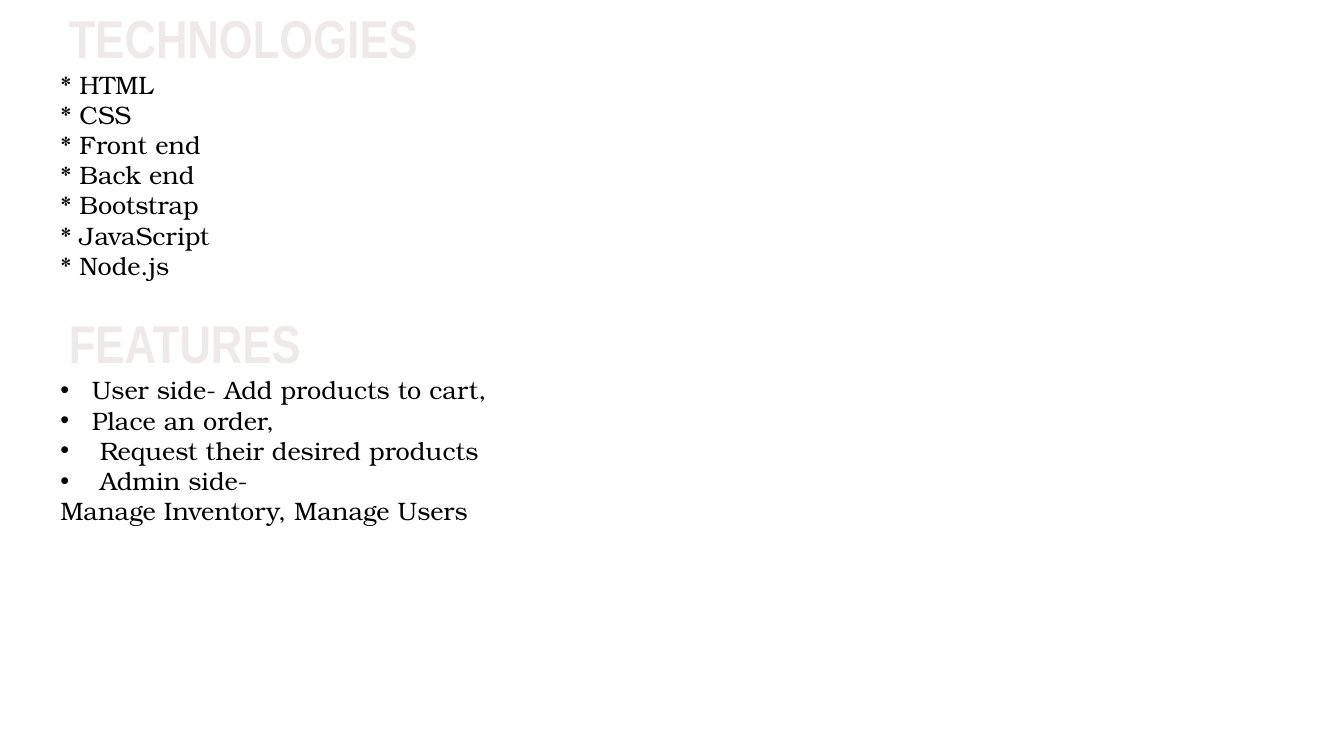
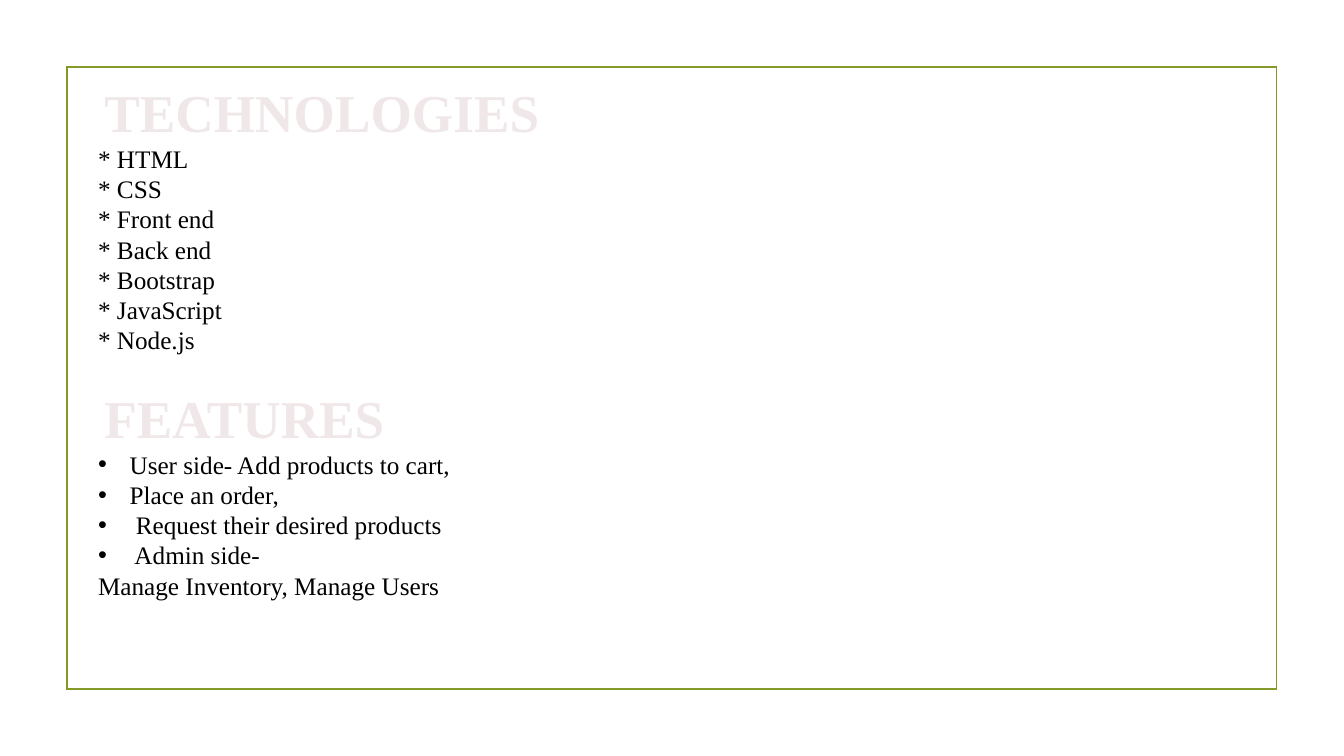
Before and after one commit to melaniD/Online-shopping-for-Women-Site, a slide deck: slide 5 of 2017080108.pptx. Drawn at 1344x756 pixels with LibreOffice and Linux fonts; fonts in the diff are those of the drawing; background and template pictures are left out. Boxes give left, top, right and bottom in pixels: in the first picture for what was removed or moved away, otherwise in the second. Text is boxed around its words. In the diff, an @@ line names an element or a change of style, - is before the commit and + after.

```diff
--- a/2017080108.pptx
+++ b/2017080108.pptx
@@ rectangle added at bbox=[67, 68, 1276, 690], outline #83992A 1.25 pt @@
@@ text "TECHNOLOGIES": place and size @@
-text "TECHNOLOGIES" at bbox=[60, 76, 486, 526]
+text "TECHNOLOGIES" at bbox=[98, 151, 450, 601]
@@ text "TECHNOLOGIES" at bbox=[98, 151, 450, 601]: font Arial Narrow to Times New Roman, text colour gradient #F4F2F1 to #EFEAE9 to #BDA7A2 to #9A6C5D to gradient #F5F1F0 to #F0E8E8 to #C49C9B to #A64E48, letter outline #343131 0.04 pt to #101010 0.04 pt in "TECHNOLOGIES", "FEATURES"; font TeX Gyre Bonum to Times New Roman in "* HTML", "* CSS", "* Front end", "* Back end" and 8 more places @@
@@ ellipse removed at bbox=[1260, 690, 1305, 734] @@
```
Also in this commit, not shown: 15 other slides changed, 1 slide added, 1 slide removed, 11 other files.
